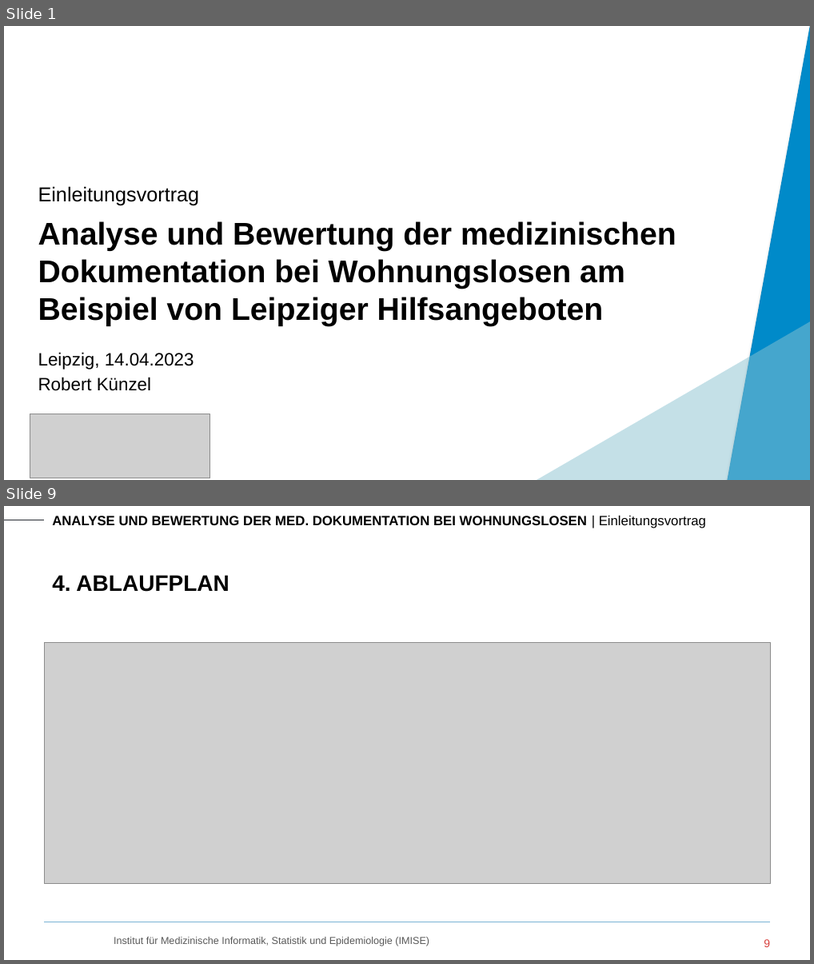
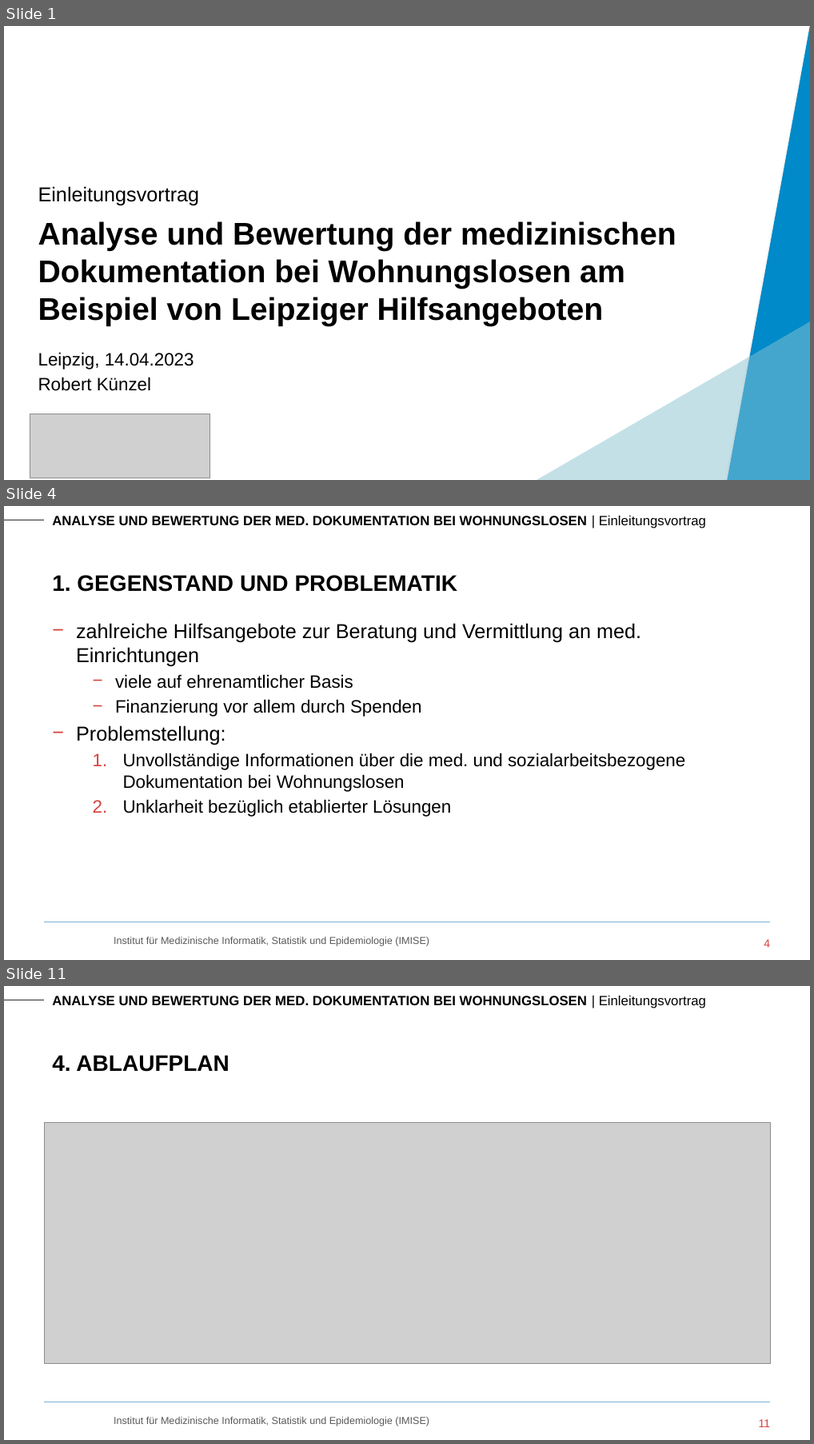
Before and after one commit to RoKuen/masterthesis, a slide deck: Presentations/1_presentation.pptx. Shown one above the other, each under a label of ours: slides 1 and 9 before the commit, slides 1, 4 and 11 after it; the slides between them are not shown. The pictures are 814x964 and 814x1444 pixels, drawn with LibreOffice and Linux fonts; fonts in the diff are those of the drawing; grey boxes stand for pictures; background and template pictures are left out. Boxes give left, top, right and bottom in pixels: in the first picture for what was removed or moved away, otherwise in the second. Text is boxed around its words. In the diff, an @@ line names an element or a change of style, - is before the commit and + after.

```diff
--- a/Presentations/1_presentation.pptx
+++ b/Presentations/1_presentation.pptx
@@ slide 4 added at (4, 506, 810, 960), background #FFFFFF; not listed: 4 template elements that a slide beside it also shows @@
@@ title added at (52, 575, 458, 592), 20 pt, text #000000, bold @@
+1. GEGENSTAND UND PROBLEMATIK
@@ text added at (76, 623, 686, 816), 16 pt, text #000000 @@
+− zahlreiche Hilfsangebote zur Beratung und Vermittlung an med. Einrichtungen
+  − viele auf ehrenamtlicher Basis
+  − Finanzierung vor allem durch Spenden
+− Problemstellung:
+  1. Unvollständige Informationen über die med. und sozialarbeitsbezogene Dokumentation bei Wohnungslosen
+  2. Unklarheit bezüglich etablierter Lösungen
@@ page number added at (764, 939, 770, 947), 10 pt, text #D8413E @@
+4
@@ what was slide 9 is now slide 11 @@
@@ page number at (759, 1419, 770, 1427): text changed @@
-9
+11
```
Also in this commit, not shown: 7 slides changed, 3 other slides added.
